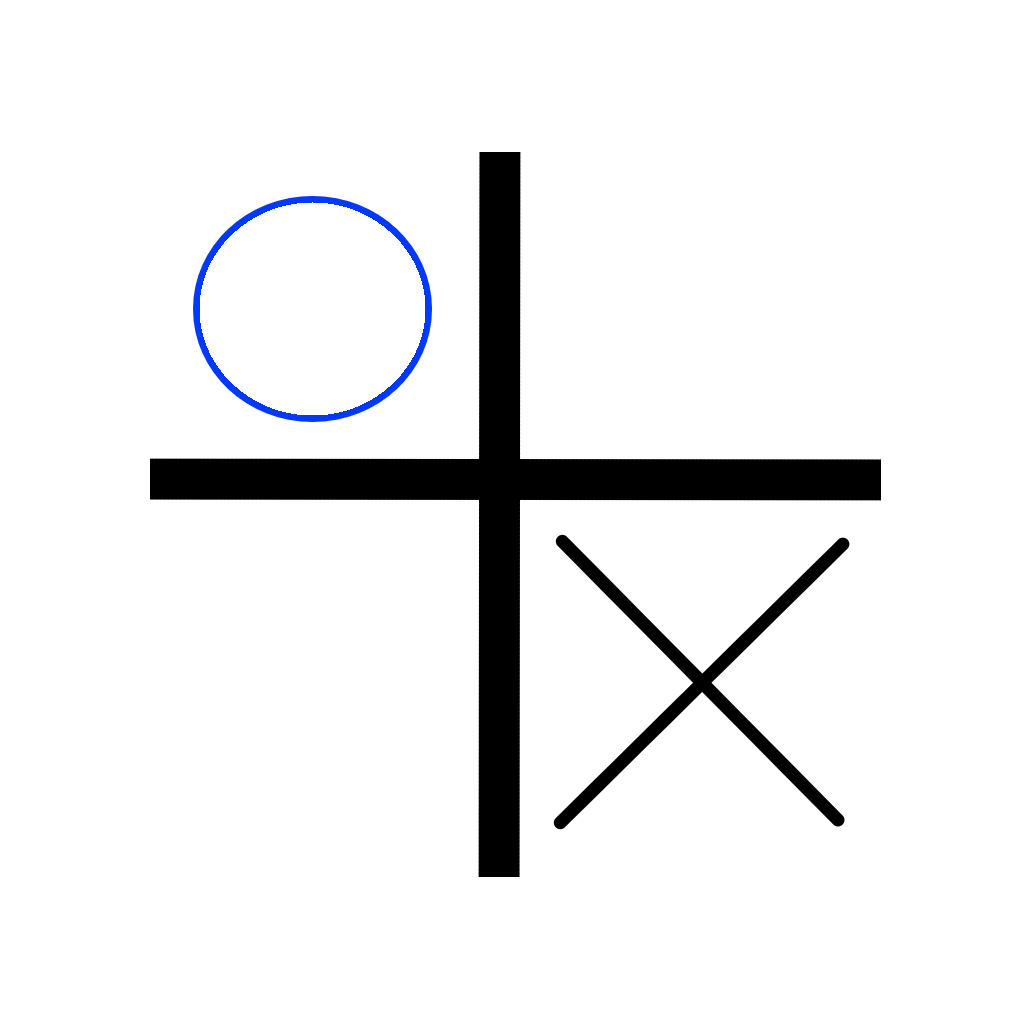
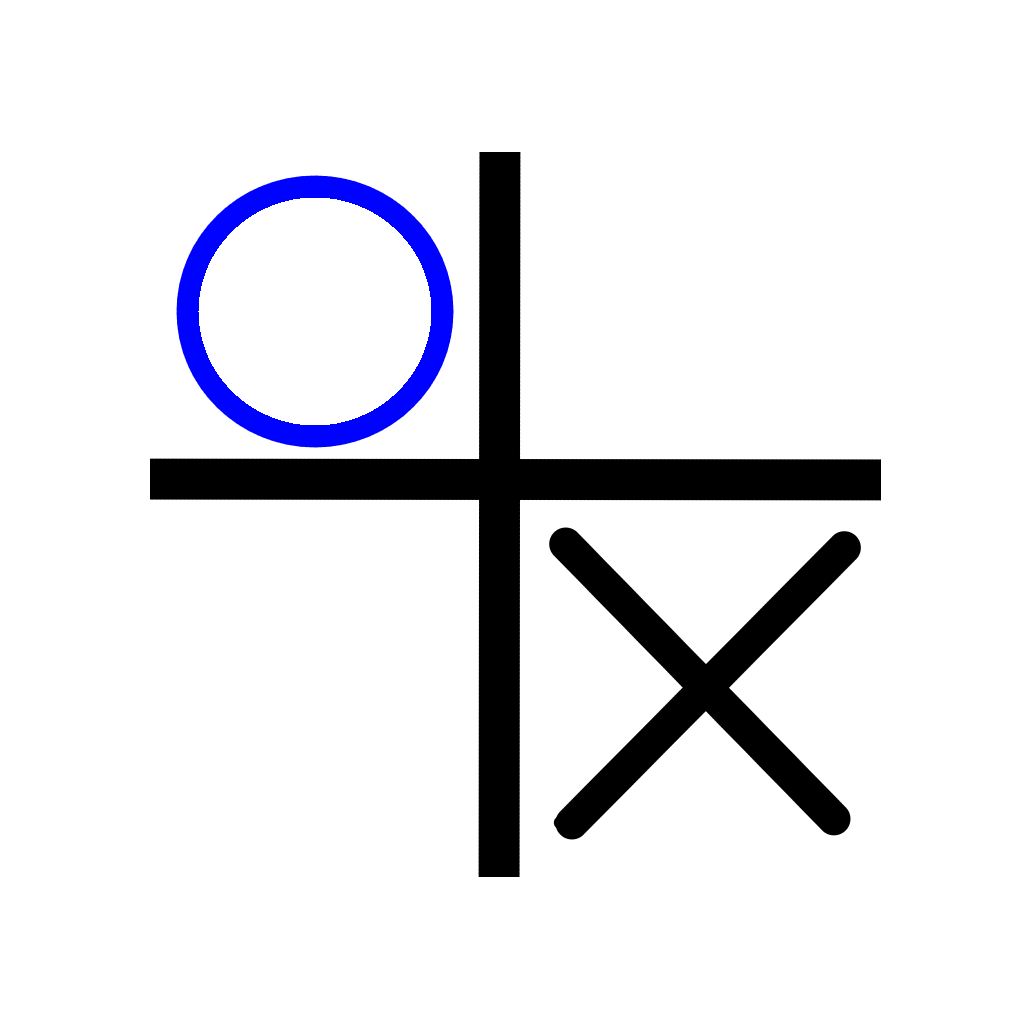
Two versions of the same layered image (1024 x 1024). Layer-by-layer changes:
painted on "Background" (1st of 2) over [176, 175, 861, 840]
painted on "Background" (2nd of 2) over [176, 175, 861, 840]
